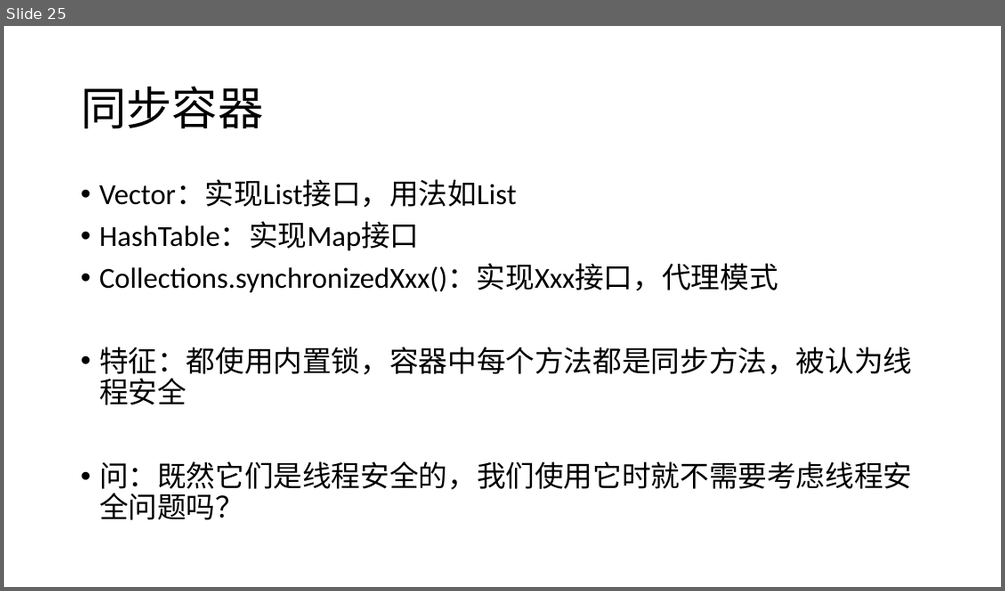
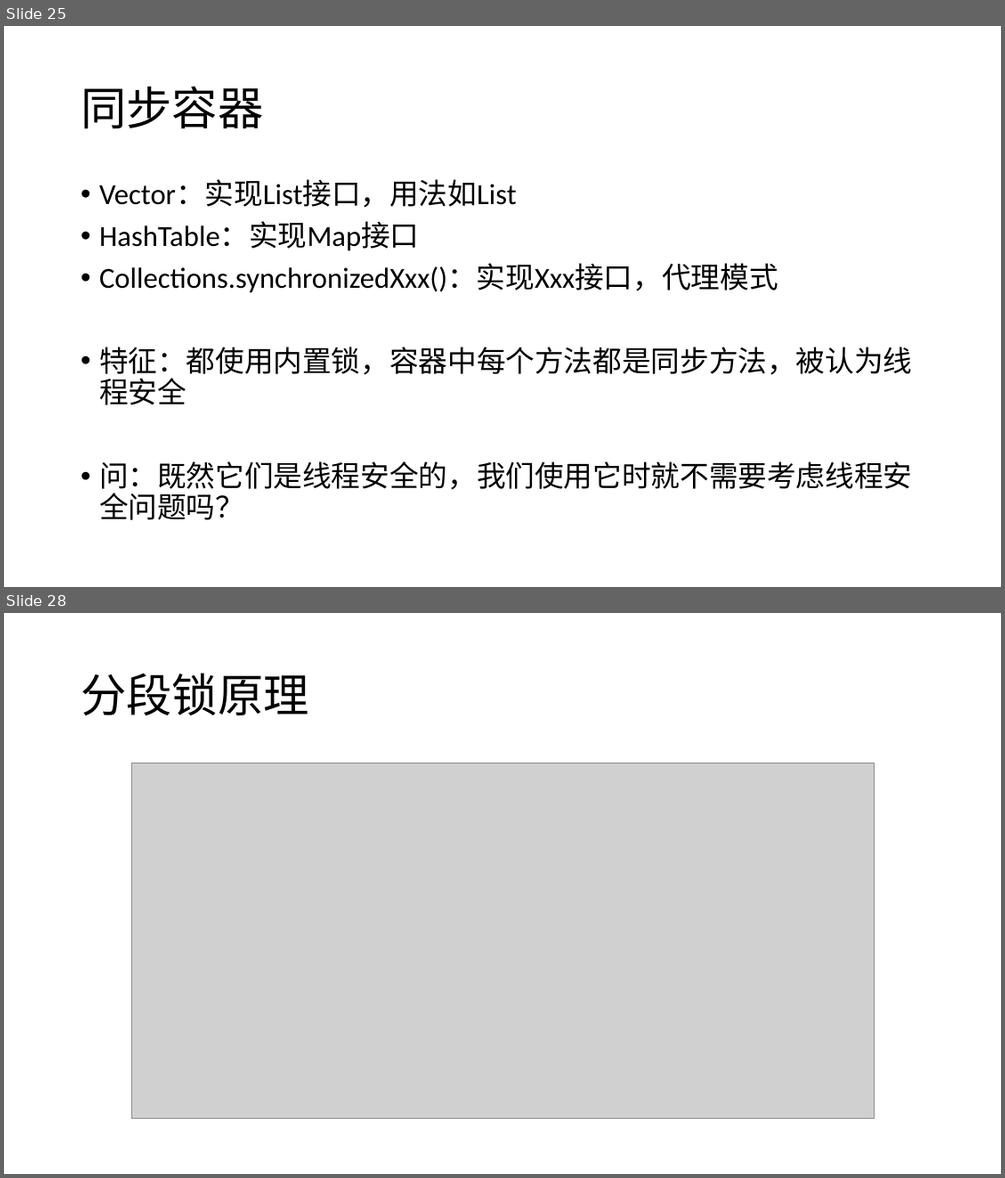
Before and after one commit to GerogeLeon/multithread_demo, a slide deck: JAVA并发编程.pptx. Shown one above the other, each under a label of ours: slide 25 before the commit, slides 25 and 28 after it; the slides between them are not shown. The pictures are 1005x591 and 1005x1178 pixels, drawn with LibreOffice and Linux fonts; fonts in the diff are those of the drawing; grey boxes stand for pictures. Boxes give left, top, right and bottom in pixels: in the first picture for what was removed or moved away, otherwise in the second. Text is boxed around its words. In the diff, an @@ line names an element or a change of style, - is before the commit and + after.

```diff
--- a/JAVA并发编程.pptx
+++ b/JAVA并发编程.pptx
@@ slide 28 added at box(4, 613, 1001, 1174), background #FFFFFF @@
@@ title added at box(81, 673, 309, 716), 44 pt, text #000000 @@
+分段锁原理
@@ picture added at box(132, 763, 874, 1119) @@
```
Also in this commit, not shown: 1 slide changed, 3 other slides added, 1 slide removed, 5 other files.
